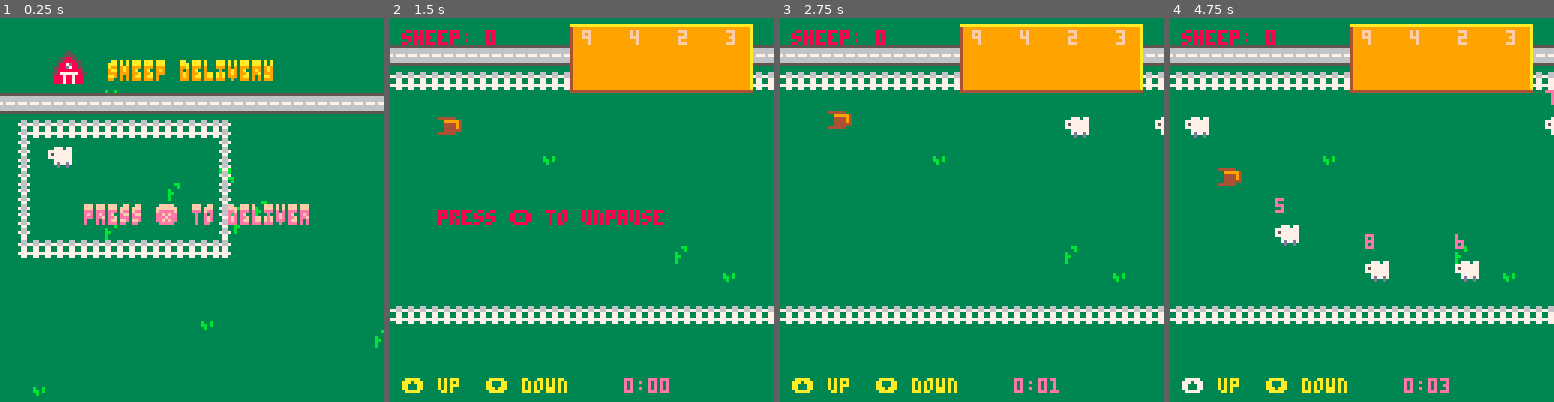
Above: before the commit, frames 1-4 (left to right).
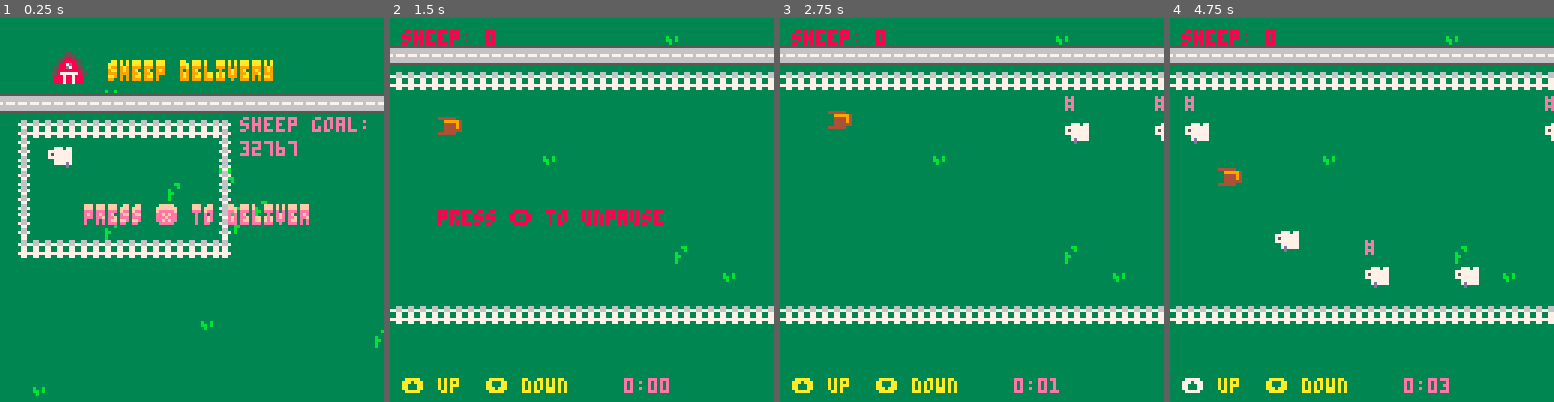
Above: after the commit, the same moments.

Repository: njd5475/ld48
Game: PICO-8 cartridge delivery.p8
Same seed, same stepped clock (60 frames per second), same inputs: the game is played once before the commit and once after it.
Inputs:
- Up to frame 1 (0.25 s): no input
- Up to frame 2 (1.5 s): tap X (X key) at 0.33, 1.07 s; tap O (Z key) at 0.7 s
- Up to frame 3 (2.75 s): hold Right 1.6-2.1 s; tap O (Z key) at 1.7, 2.1, 2.5 s; tap X (X key) at 1.85 s; hold Up 2.15-2.42 s; hold Right from 2.47 s (still down)
- Up to frame 4 (4.75 s): tap O (Z key) every 0.4 s from 2.9 to 4.5 s; tap X (X key) at 2.97, 4.08 s; release Right at 3.03 s; hold Left 3.08-3.58 s; hold Down 3.63-3.97 s; hold Right 4.02-4.68 s; hold Up from 4.73 s (still down)

The runs differ from the first frame. In frame 1, 0.8% of the frame differs, in the area x 14-96%, y 25-40%; in frame 2, 8.6%; in frame 3, 9.0%; in frame 4, 9.9%, in the area x 3-100%, y 1-71%.

Commit message:
Updates for delivery

Diff:
--- a/delivery.p8
+++ b/delivery.p8
@@ -3,6 +3,9 @@
 __lua__
 cartdata('ld53-sheep-delivery')
 
+test=0
+maxb,clist,tmr=2,{0,15,4,5},0
+
 function _init()
 	state = main()
 end
@@ -12,18 +15,98 @@
 end
 
 function _update60()
+ tmr += 1
  state = state:update(ctx)
 end
 
+function main()
+ local t, sh1, v = 0, sheep(16,42), {}
+ sh1.children = flr(rnd(5))
+
+ for i=1,flr(rnd(10)+5) do
+ 	add(v, veg(rnd(128),rnd(128)))
+ end
+ local bestscore = dget(0)
+ music(0)
+	return {
+
+		draw=function(ctx)
+			cls(3)
+
+			for o in all(v) do
+				o:draw(ctx)
+			end
+
+		 spr(8,16,10,2,2)
+
+			-- draw fence
+			drawcorral(9,32,64,40)
+
+		 sh1:draw()
+--		 spr(33,8,32) -- top horiz
+--		 spr(34,16,32) -- top right
+--		 spr(35,16,40) -- right
+--		 spr(50,16,48) -- bot right
+--   spr(33,8,48) -- bot horiz
+--   spr(50,4,48) -- bot left
+--   spr(35,4,40) -- left
+--   spr(33,4,32) -- top left
+
+			local s,sx,sy = 'sheep delivery', 16
+			sx=64-#s*4/2
+ 		print(s,sx,14,10)
+			print(s,sx,15,10)
+			print(s,sx,16,9)
+
+			local str = 'press ❎ to deliver'
+			print(str, 64-flr((#str*4)/2), 62, (t % 30) <= 15 and 3 or 15)
+			print(str, 64-flr((#str*4)/2), 63, (t % 30) <= 15 and 3 or 15)
+			print(str, 64-flr((#str*4)/2), 64, (t % 30) <= 15 and 3 or 14)
+
+			print('sheep goal:', 80, 33, 14)
+			print('32767', 80, 41, 14)
+
+			if bestscore and bestscore > 0 then
+    print('last delivery time:', 8, 90, 15)
+				drawtime(bestscore, 8, 96, 15)
+			end
+		end,
+
+		update=function(_, ctx)
+		  t += 1
+	  if btnp(5) then
+	 		return fadescreen(_, game())
+	  end
+
+			return _
+		end,
+	}
+end
 -->8
 -- objects
-
-function sheep(x,y,_num)
+spd=17
+function sheep(x,y,opts)
+ local _num, _cycle, _clr = nil, nil, 7
+ if type(opts) == 'table' then
+  if opts._type == 'cycle' then
+	  _cycle = opts.cycle
+	 elseif opts._type == 'clrcycle' then
+	  _clr = opts.clr
+	  _cycle = opts.cycle
+	 elseif opts._type == 'clr' then
+	 	_clr = opts.clr
+	 end
+ else
+  _num = opts
+ end
+ local osc,st=0,true
+
  return {
   _type='sheep',
   reward=1,
-  clr=7, --rnd({7,0,15,4,5}),
+  clr=_clr, --rnd({7,0,15,4,5}),
   num=_num or -1,
+  cycle=_cycle,
   children=0,
   pos=function()
   	return x,y
@@ -33,20 +116,37 @@
   end,
   _draw=function(_, x, y)
      pal(7,_.clr)
+     local frx,fry,sep=x+3,y+7,3
+     local fr,bk = pget(frx,fry), pget(frx+sep,fry)
      spr(1, x, y)
+					if st then
+					 pset(frx,fry-1, 7)
+	     pset(frx,fry,fr)
+     else
+      pset(frx+sep,fry-1, 7)
+ 	    pset(frx+sep,fry,bk)
+     end
      if _.children > 0 then
 	     spr(2, x-2, y+2)
      end
      pal(7,7)
-     if _.num > 0 then
-     	print(_.num, x, y-8, 14)
+     if _.cycle then
+     	_.cycle:draw(x,y)
      end
+  	 	if _.num > 0 then
+		   	print(_.num, x, y-8, 14)
+  		 end
+  		 --print(spd, x, y, 15)
   end,
   update=function(me, ctx)
     x-=1
     if x < -8 then
       del(objs, me)
     end
+    osc += 1
+    if osc % spd == 0 then
+    	st = not st
+    end
   end,
   hit=function(me, ox, oy)
   	return col(x,y,ox,oy)
@@ -54,19 +154,27 @@
  }
 end
 
-function breeder(rate, amt, x, y)
+function breeder(rate, amt, x, y, _t)
  local t = 0
-	return {
+ _t = _t or 3
+	return {
+	 rate=flr(rate),
+	 amt=flr(amt),
+	 _type=_t,
 		draw=function(_, ctx)
 			--print('+' .. amt .. '/' .. rate, x, y)
-			spr(3, x, y, 2, 2)
+			spr(_t, x, y, 2, 2)
+			--print(_.rate, x, y+8, 12)
+			--print(_.amt, x, y, 12)
+			--print(t, x+8, y, 12)
 		end,
 		update=function(_, ctx)
 		 t+=1
 
-		 if t % rate == 0 then
+		 if t >= _.rate then
 				ctx.sheep += amt
 				add(objs, floater(x,y,amt))
+				t = 0
 			end
 		end
 	}
@@ -76,14 +184,22 @@
  local t=0
 	return {
 	 _type='spwnr',
-		update=function()
+		update=function(_, ctx)
 			t+=1
 			if t % 30 == 0 then
-			 local num = nil
-			 if flr(rnd(10)) < 3 then
-			 	num = flr(rnd(9)+1)
+			 local cur = ctx.cycle
+
+    if not cur then
+				 for c in all(ctx.cycles) do
+				 	cur = c:useme(ctx, cur)
+				 end
+				end
+
+			 if cur and cur.sheepopts then
+				 cur = cur:sheepopts()
 			 end
-				add(objs, sheep(128, flr(rnd(5))*12+32, num))
+
+				add(objs, sheep(128, flr(rnd(5))*12+34, cur))
 			end
 		end
 	}
@@ -121,6 +237,241 @@
 	}
 end
 
+function numcycle()
+	local nums={}
+	for i=1,4 do
+		local c = {
+			num=flr(rnd(9)+1),
+			mark=false
+		}
+		nums[c.num]=c
+	end
+
+	return {
+
+	 draw=function(_, ctx)
+	 	drawcycle(nums)
+	 end,
+	 sheepopts=function(_)
+	  local num = nil
+		 if flr(rnd(10)) < 3 then
+				 num = flr(rnd(9)+1)
+				 _.num = num
+		 end
+		 return num
+	 end,
+		consume=function(_, o, ctx)
+			if o.num > -1 and nums[o.num] then
+				local cy = nums[o.num]
+				cy.mark = true
+				if cy.sheep then
+					cy.sheep.children += 1
+					sfx(61) -- really good
+				else
+				 cy.sheep = o
+ 				sfx(62) -- good
+				end
+			elseif o.num > -1 and not nums[o.num] then
+				sfx(63) -- bad
+			else
+				sfx(0)
+			end
+
+			local comp = true
+			local amt = 0
+			for _, c in pairs(nums) do
+				comp = comp and c.mark
+				if c.sheep then
+					amt += 1 + c.sheep.children
+				end
+			end
+
+			if comp then
+				-- new breeder
+				ctx.breeders = ctx.breeders or {}
+				ctx.cycle = nil
+				--ctx:newcycle()
+    ctx._bx = ctx._bx or 4
+				local b =breeder(30, amt, ctx._bx, 100)
+				sfx(60)
+				add(objs, b)
+				add(ctx.breeders, b)
+				ctx._bx += 16
+
+				return nil
+			end
+
+			return _
+		end
+	}
+end
+
+function clrcycle()
+ local clrs={}
+	for i=1,4 do
+		local c = {
+			clr=rnd(clist),
+			mark=false
+		}
+		clrs[c.clr]=c
+	end
+
+	return {
+	 sheepopts=function(_)
+	 	local clr = nil
+		 if flr(rnd(10)) < 3 then
+				 clr = {
+				 	clr=rnd(clist),
+				 	_type='clr'
+				 }
+				 _.clr = clr
+		 end
+		 return clr
+	 end,
+		draw=function()
+		 drawclrcycle(clrs)
+		end,
+		consume=function(_, o, ctx)
+			if o.clr and clrs[o.clr] then
+				local cy = clrs[o.clr]
+				cy.mark = true
+				if cy.sheep then
+					cy.sheep.children += 1
+					sfx(61) -- really good
+				else
+				 cy.sheep = o
+				 sfx(62) -- good
+				end
+
+			elseif o.clr and not clrs[o.clr] then
+				sfx(63) -- bad
+			else
+				sfx(0)
+			end
+
+		 local comp = true
+		 for _, c in pairs(clrs) do
+		 	comp = comp and c.mark
+		 end
+
+			if comp then
+				-- consolidate all breeder positions
+				local rsum,amt,tot=0,0,#ctx.breeders
+				-- this needs to be animated
+				-- todo: skip type of breeder
+				-- carry others on
+				local left = {}
+				for b in all(ctx.breeders) do
+				 if b._type == 3 then
+						rsum += b.rate
+						amt += b.amt
+						del(objs,b)
+						ctx._bx-=16
+					else
+						add(left, b)
+					end
+				end
+				ctx.breeders = left
+				local _b = breeder(25, amt,ctx._bx, 100, 5)
+				sfx(59)
+				add(ctx.breeders, _b)
+				add(objs, _b)
+				ctx._bx += 16
+				return nil
+			end
+
+			return _
+		end
+	}
+end
+
+function exactcycle()
+ local clrs={}
+	for i=1,4 do
+		local c = {
+			clr=rnd(clist),
+			mark=false
+		}
+		clrs[c.clr]=c
+	end
+	local tries,mxtries=4,3
+
+	return {
+	 sheepopts=function(_)
+		 local clr = nil
+		 if flr(rnd(10)) < 3 then
+				 clr = {
+				 	clr=rnd(clist),
+				 	_type='clr'
+				 }
+				 _.clr = clr
+		 end
+		 return clr
+	 end,
+	 draw=function()
+		 drawclrcycle(clrs, tries, mxtries)
+	 end,
+		consume=function(_, o, ctx)
+			if o.clr and clrs[o.clr] then
+				local cy = clrs[o.clr]
+				cy.mark = true
+				if cy.sheep then
+					cy.sheep.children += 1
+					sfx(61) -- really good
+				else
+				 cy.sheep = o
+				 sfx(62) -- good
+				end
+
+			elseif o.clr and not clrs[o.clr] then
+				sfx(63) -- bad
+				tries-=1
+			else
+				sfx(0)
+				tries-=1
+			end
+
+			if tries <= 0 then
+			 sfx(58)
+				return nil
+			end
+
+		 local comp = true
+		 for _, c in pairs(clrs) do
+		 	comp = comp and c.mark
+		 end
+
+			if comp then
+				-- consolidate all breeder positions
+				local rsum,amt,tot=0,0,#ctx.breeders
+				-- this needs to be animated
+				-- todo: skip type of breeder
+				-- carry others on
+				local left = {}
+				for b in all(ctx.breeders) do
+				 if b._type == 5 then
+						rsum += b.rate
+						amt += b.amt
+						del(objs,b)
+						ctx._bx-=16
+					else
+						add(left, b)
+					end
+				end
+				ctx.breeders = left
+				local _b = breeder(20, amt, ctx._bx, 100, 38)
+				sfx(59)
+				add(ctx.breeders, _b)
+				add(objs, _b)
+				ctx._bx += 16
+				return nil
+			end
+
+			return _
+		end
+	}
+end
+
 function counter()
 	return {
 		draw=function(_, ctx)
@@ -169,7 +520,7 @@
 
 end
 -->8
--- pillow
+-- wheelbarrel
 
 function pillow(x,y)
 	return {
@@ -192,48 +543,17 @@
 			for o in all(objs) do
 				-- check collisions
 				if o._type =='sheep' and o:hit(x,y) then
+					-- collided
 					del(objs, o)
 
      ctx.sheep += 1 + (me.children or 0)
 
-					if o.num > -1 and ctx.cycle[o.num] then
-						local cy = ctx.cycle[o.num]
-						cy.mark = true
-						if cy.sheep then
-							cy.sheep.children += 1
-						else
-						 cy.sheep = o
-						end
-						sfx(62) -- good
-					elseif o.num > -1 and not ctx.cycle[o.num] then
-						sfx(63) -- bad
-					else
-						sfx(0)
-					end
-				end
-			end
-
-			local comp = true
-			local amt = 0
-			for _, c in pairs(ctx.cycle) do
-				comp = comp and c.mark
-				if c.sheep then
-					amt += 1 + c.sheep.children
-				end
-			end
-			if comp then
-				-- new breeder
-				ctx.breeders = ctx.breeders or {}
-				ctx:newcycle()
-    ctx._bx = ctx._bx or 4
-				local b =breeder(30, amt, ctx._bx, 100)
-				add(objs, b)
-				add(ctx.breeders, b)
-				ctx._bx += 16
-
-				if ctx._bx > 128 then
-					-- consolidate all breeder positions
-
+     if o.cycle then
+      -- switch cycle
+     	ctx.cycle = o.cycle.cycle()
+     elseif ctx.cycle then
+     	ctx.cycle = ctx.cycle:consume(o, ctx)
+		   end
 				end
 			end
 		end,
@@ -248,89 +568,78 @@
 -->8
 -- screens
 
-function main()
- local t, sh1, v = 0, sheep(16,42), {}
- sh1.children = flr(rnd(5))
-
- for i=1,flr(rnd(10)+5) do
- 	add(v, veg(rnd(128),rnd(128)))
- end
- local bestscore = dget(0)
- music(0)
-	return {
-
-		draw=function(ctx)
-			cls(3)
-
-			for o in all(v) do
-				o:draw(ctx)
-			end
-
-		 spr(8,16,10,2,2)
-
-			-- draw fence
-			drawcorral(9,32,64,40)
-
-		 sh1:draw()
---		 spr(33,8,32) -- top horiz
---		 spr(34,16,32) -- top right
---		 spr(35,16,40) -- right
---		 spr(50,16,48) -- bot right
---   spr(33,8,48) -- bot horiz
---   spr(50,4,48) -- bot left
---   spr(35,4,40) -- left
---   spr(33,4,32) -- top left
-
-			local s,sx,sy = 'sheep delivery', 16
-			sx=64-#s*4/2
- 		print(s,sx,14,10)
-			print(s,sx,15,10)
-			print(s,sx,16,9)
-
-			local str = 'press ❎ to deliver'
-			print(str, 64-flr((#str*4)/2), 62, (t % 30) <= 15 and 3 or 15)
-			print(str, 64-flr((#str*4)/2), 63, (t % 30) <= 15 and 3 or 15)
-			print(str, 64-flr((#str*4)/2), 64, (t % 30) <= 15 and 3 or 14)
-
-			if bestscore and bestscore > 0 then
-    print('last delivery time:', 8, 90, 15)
-				drawtime(bestscore, 8, 96, 15)
-			end
-		end,
-
-		update=function(_, ctx)
-		  t += 1
-	  if btnp(5) then
-	 		return fadescreen(_, game())
-	  end
-
-			return _
-		end,
+function bldcycle()
+ return {
+  cycle=numcycle,
+  useme=function(_, ctx, cur)
+			if not cur and numbrds(ctx.breeders, 3) < maxb and rnd(10) > 2 then
+				return {cycle=_,_type='cycle'}
+			end
+			return cur
+		end,
+		draw=function(_, x, y)
+	  print("#", x, y-8, 14)
+	 end
+	}
+end
+
+function bldclrcycle()
+ local _clr=rnd(clist) --★
+	return {
+		cycle=clrcycle,
+		useme=function(_, ctx, cur)
+			if flr(rnd(10)) > 3 and numbrds(ctx.breeders, 3) >= maxb	then
+				return {cycle=_,clr=_clr,_type='clrcycle'}
+			end
+			return cur
+		end,
+		draw=function()
+		end
+	}
+end
+
+function bldexactcycle()
+ local _clr=rnd(clist) --★
+	return {
+		cycle=exactcycle,
+		useme=function(_, ctx, cur)
+			if flr(rnd(10)) > 3 and numbrds(ctx.breeders, 5) >= maxb	then
+				return {cycle=_,clr=_clr,_type='clrcycle'}
+			end
+			return cur
+		end,
+		draw=function()
+		end
 	}
 end
 
 function game()
- objs,ctx={}, {pause=true, cycle={}, sheep=0}
+ objs,ctx={}, {pause=true,
+  cycles={bldcycle(), bldclrcycle(), bldexactcycle()}, sheep=0}
 
 	add(objs, sheepspwnr())
  add(objs, counter())
  add(objs, pillow(16, 32))
 
+ if test>=1 then
+  ctx._bx = 4
+  ctx.breeders = {}
+  local ab = function(typ, r, a)
+  	local b = breeder(r or 30, a or 4, ctx._bx, 100, typ)
+ 		add(ctx.breeders, b)
+ 		add(objs,b)
+ 		ctx._bx += 16
+  end
+
+		ab(38, 20, 16)
+		ab(5, 25)
+		ab(5, 25)
+ end
+
+
  for i=1,flr(rnd(10)+5) do
  	add(objs, veg(rnd(128),rnd(128)))
  end
-
- ctx.newcycle=function()
-  ctx.cycle={}
-	 for i=1,4 do
-	 	local c = {
-	 		num=flr(rnd(9)+1),
-	 		mark=false
-	 	}
-	 	ctx.cycle[c.num]=c
-	 end
- end
- ctx:newcycle()
 
  local tmr = timer()
 
@@ -345,7 +654,9 @@
 		 	end
 		 end
 
-		 drawcycle(ctx)
+		 if ctx.cycle then
+			 ctx.cycle:draw(ctx)
+		 end
 		 --local scr = ctx.score .. '000'
 		 --print(scr, 128-#scr*5, 4, 9)
 
@@ -362,11 +673,17 @@
 		end,
 
 		update=function(_, ctx)
+--			if btnp(0) then
+--   	spd -= 1
+--   end
+--   if btnp(1) then
+--  	spd += 1
+--   end
+
 			if ctx.sheep < 0 then
 				dset(0,ctx._timer)
 				return fadescreen(_, gameover())
 			end
-
 
 			if not ctx.pause then
 			 tmr:update(ctx)
@@ -452,19 +769,55 @@
 end
 -->8
 -- draw functions
-function drawcycle()
+function drawcycle(nums)
  local cx,cy=64,4
 
  local bx,by,b2x,b2y=60,2,120,24
 	drawbox(bx,by,b2x,b2y)
 
- for _, c in pairs(ctx.cycle) do
+ for _, c in pairs(nums) do
   local _c = c.mark and 6 or 15
  	print(c.num, cx, cy, _c)
  	if c.sheep then
 	 	c.sheep:_draw(cx, cy+8)
  	end
  	cx += #tostr(c.num)*8 + 8
+ end
+
+end
+
+function drawclrcycle(clrs, tries, mxtries)
+ local cx,cy=64,4
+
+ local bx,by,b2x,b2y=60,2,120,24
+	drawbox(bx,by,b2x,b2y)
+
+ for _, c in pairs(clrs) do
+  local _c = c.mark and 6 or 15
+  pal(7,c.clr)
+  spr(1, cx, cy)
+ 	pal(7,7)
+ 	if c.sheep then
+	 	c.sheep:_draw(cx, cy+8)
+ 	end
+ 	cx += 8
+ end
+
+ if tries and mxtries then
+  local tr,ox=tries-1,b2x-25
+ 	for i=1,mxtries do
+ 	 local c = i > tr and 7 or 8
+
+   local skip = false
+			if tr == 0 and (tmr % 20 == 0) then
+				skip = true
+			end
+
+			if not skip then
+	 	 spr(i > tr and 10 or 11, ox, b2y-8)
+ 	 end
+ 	 ox += 8
+ 	end
  end
 end
 
@@ -525,236 +878,247 @@
 	return mins, secs
 end
 
-…(233 lines of a section not shown)…
+function numbrds(brds, t)
+ brds = brds or {}
+	local amt=0
+	for b in all(brds) do
+		if b._type == t then
+			amt+=1
+		end
+	end
+	return amt
+end
+…(234 lines of a section not shown)…
Not shown, changed: 22 lines of the sprite sheet (__gfx__) section of delivery.p8
Not shown, changed: the thumbnail (__label__) section of delivery.p8
Not shown, changed: the sound effects (__sfx__) section of delivery.p8
Not shown, changed: delivery.js
Not shown, changed: delivery.png
Not shown, changed: index.html
